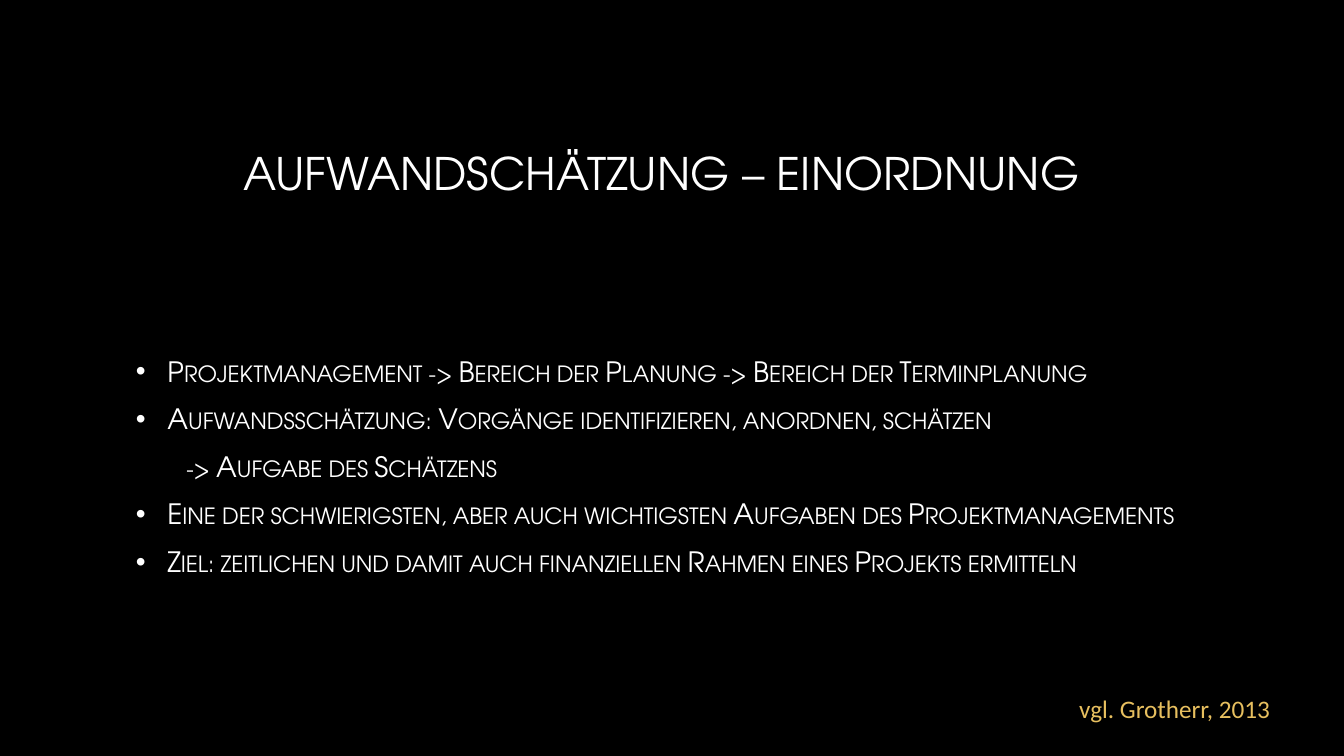
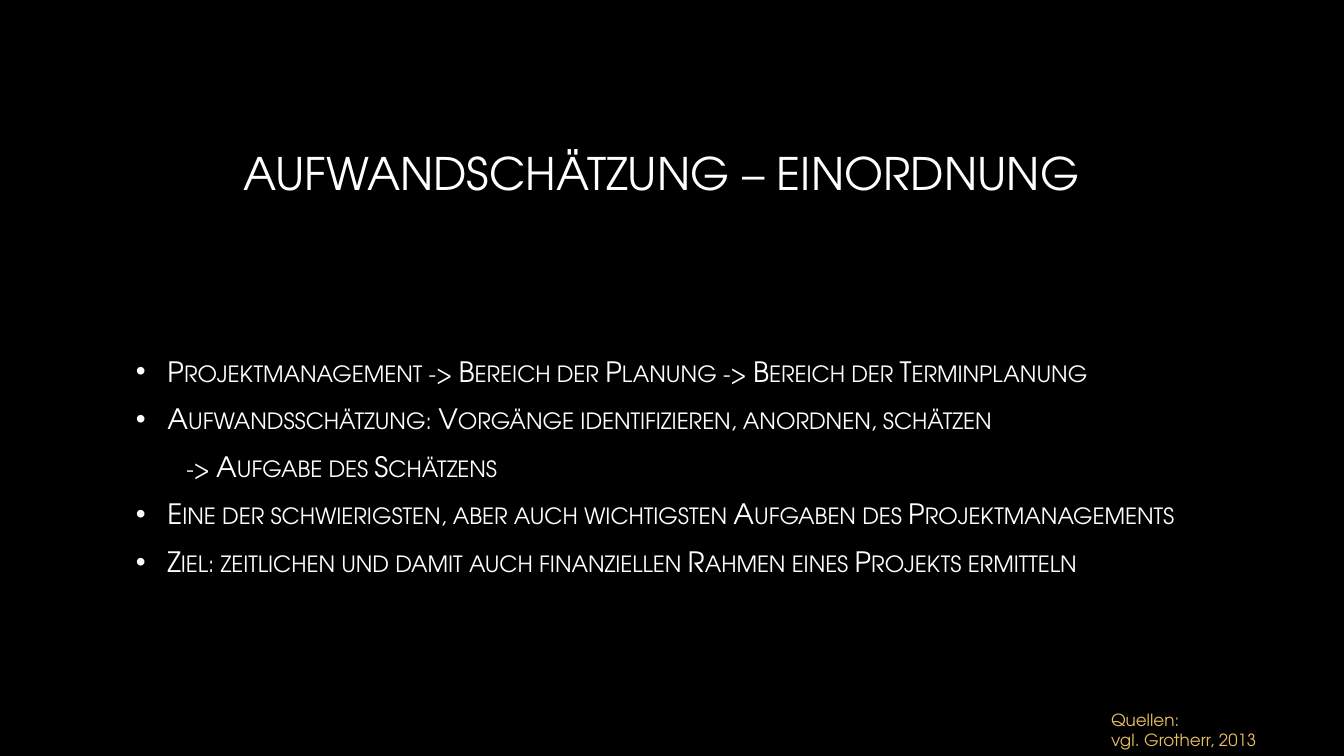
Before and after one commit to JimmyJ0ee/Projektmanagement_Q2, a slide deck: slide 4 of Vortrag A1008.pptx. Drawn at 1344x756 pixels with LibreOffice and Linux fonts; fonts in the diff are those of the drawing; background and template pictures are left out. Boxes give left, top, right and bottom in pixels: in the first picture for what was removed or moved away, otherwise in the second. Text is boxed around its words. In the diff, an @@ line names an element or a change of style, - is before the commit and + after.

```diff
--- a/Vortrag A1008.pptx
+++ b/Vortrag A1008.pptx
@@ text "Quellen:": place and size @@
-text "Quellen:" at [1079, 700, 1270, 723]
+text "Quellen:" at [1111, 713, 1256, 750]
@@ text at [1111, 713, 1179, 735]: paragraph added @@
+Quellen:
@@ text at [1111, 733, 1256, 750]: size 18 to 12 pt, font Calibri to TeX Gyre Adventor in "vgl. Grotherr, 2013" @@
```
Also in this commit, not shown: 10 other slides changed.
